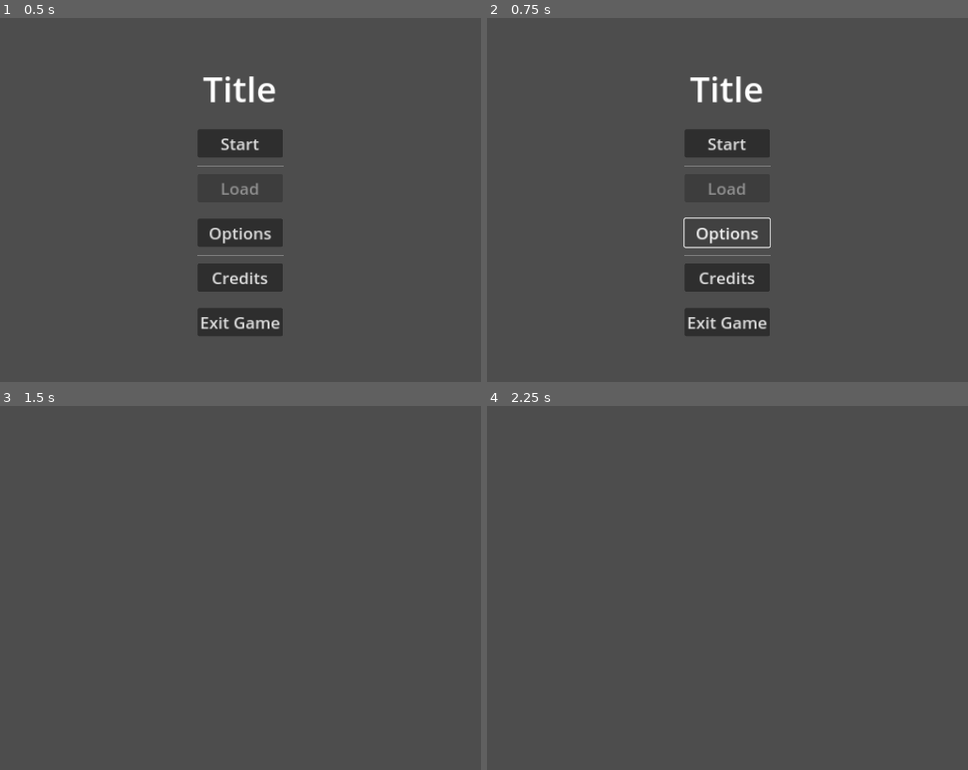
Above: before the commit, frames 1-4 (two rows, left to right).
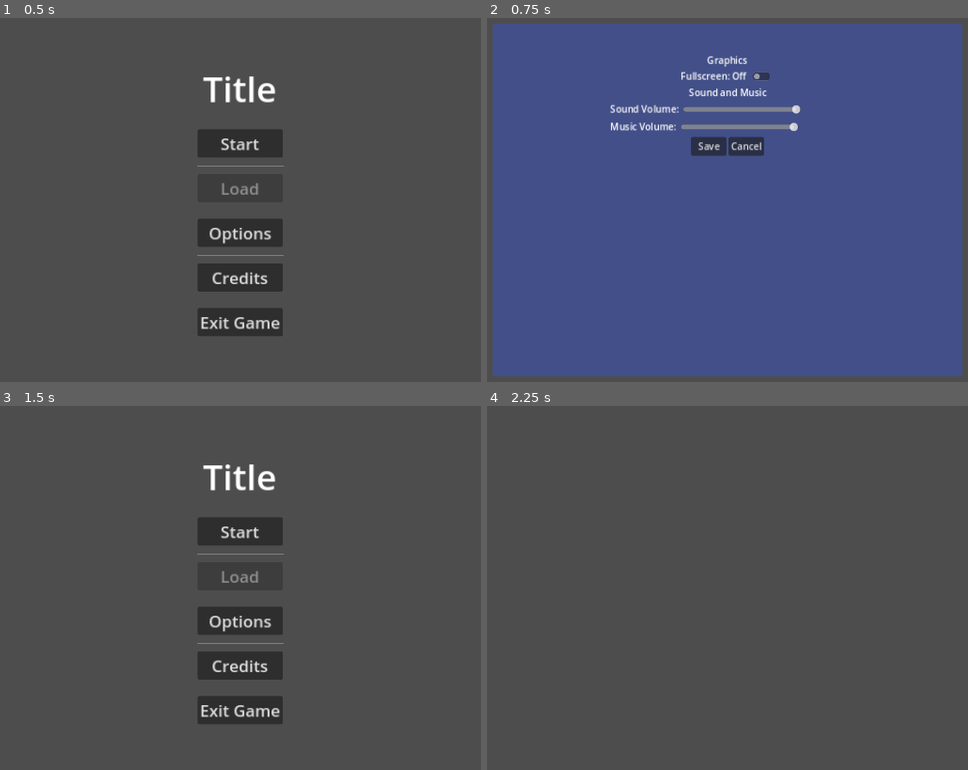
Above: after the commit, the same moments.

Repository: cyborg-kenneth/game-project-template
Game: Godot game, scene res://Menus/start_menu.tscn
Two runs of this game, one before a commit and one after it. Both use one fixed random seed, a clock stepped at 60 frames per second and the inputs below.
Inputs (mouse positions are in pixels of both pictures, inside the frame that each line leads up to):
- Up to frame 1 (0.5 s): no input
- Up to frame 2 (0.75 s): click "Options" at 0.5 s
- Up to frame 3 (1.5 s): click (221, 533) at 1.25 s, where only the run after the commit has a clickable "Save"
- Up to frame 4 (2.25 s): click (727, 529) at 2 s, where only the run after the commit has a clickable "Start"

Frame 1 is identical in both runs. In frame 2, 94% of the frame differs, in the area x 1-99%, y 1-99%; in frame 3, 5.6%; in frame 4, nothing differs.

Commit message:
Changed start menu, add style to options panel, setup game settings resource.

Diff:
--- a/Menus/start_menu.gd
+++ b/Menus/start_menu.gd
@@ -1,12 +1,31 @@
 extends Control
 
 @onready var load_button: Button = get_node("CenterContainer/VBoxContainer/LoadButton")
+@onready var options: Panel = get_node("Options")
+@onready var fullscreen_label: Label = get_node("Options/HBoxContainer/VBoxContainer/HBoxContainer/FullscreenLabel")
+@onready var fullscreen_button: CheckButton = get_node("Options/HBoxContainer/VBoxContainer/HBoxContainer/FullscreenButton")
+@onready var sound_slider: HSlider = get_node("Options/HBoxContainer/VBoxContainer/HBoxContainer2/SoundSlider")
+@onready var music_slider: HSlider = get_node("Options/HBoxContainer/VBoxContainer/HBoxContainer3/MusicSlider")
 @onready var credits: Panel = get_node("Credits")
+
+var configuration_file: ConfigFile
+var config_path = "user://settings.cfg"
+
+var GameSettings = GlobalResourceLoader.GameSettings
 
 func _ready():
 	if not FileAccess.file_exists("user://savegame.save"):
 		load_button.disabled = true
-		pass
+	configuration_file = ConfigFile.new()
+	configuration_file.set_value("graphics", "fullscreen", false)
+	configuration_file.set_value("audio", "sound", 1)
+	configuration_file.set_value("audio", "music", 1)
+	var err = configuration_file.load(config_path)
+	if err != OK:
+		print(err)
+		return
+	else:
+		load_settings()
 
 func _on_start_button_pressed():
 	get_tree().change_scene_to_file("res://game.tscn")
@@ -16,7 +35,7 @@
 
 
 func _on_options_button_pressed():
-	pass # Replace with function body.
+	options.visible = true
 
 func _on_credits_button_pressed():
 	credits.visible = true
@@ -27,3 +46,44 @@
 
 func _on_hide_credits_button_pressed():
 	credits.visible = false
+
+func _on_fullscreen_button_toggled(button_pressed):
+	if button_pressed:
+		DisplayServer.window_set_mode(DisplayServer.WINDOW_MODE_FULLSCREEN)
+		fullscreen_label.text = "Fullscreen: On"
+	else:
+		fullscreen_label.text = "Fullscreen: Off"
+		DisplayServer.window_set_mode(DisplayServer.WINDOW_MODE_WINDOWED)
+
+
+func _on_sound_slider_drag_ended(value_changed):
+	if value_changed:
+		pass
+
+func _on_music_slider_drag_ended(value_changed):
+	pass # Replace with function body.
+
+func _on_save_settings_button_pressed():
+	configuration_file.set_value("graphics", "fullscreen", fullscreen_button.button_pressed)
+	configuration_file.set_value("audio", "sound", sound_slider.value)
+	configuration_file.set_value("audio", "music", music_slider.value)
+	var err = configuration_file.save(config_path)
+	if err == OK:
+		print("Succes")
+	options.visible = false
+
+func _on_cancel_settings_button_pressed():
+	fullscreen_button.button_pressed = configuration_file.get_value("graphics", "fullscreen", false)
+	sound_slider.value = configuration_file.get_value("audio", "sound", 1)
+	music_slider.value = configuration_file.get_value("audio", "music", 1)
+	options.visible = false
+
+func load_settings():
+	var fullscreen: bool =  configuration_file.get_value("graphics", "fullscreen", false)
+	_on_fullscreen_button_toggled(fullscreen)
+	fullscreen_button.button_pressed = fullscreen
+
+	sound_slider.value = configuration_file.get_value("audio", "sound", 1)
+	GameSettings.SoundVolume = sound_slider.value
+	music_slider.value = configuration_file.get_value("audio", "music", 1)
+	GameSettings.MusicVolume = music_slider.value
--- a/Menus/start_menu.tscn
+++ b/Menus/start_menu.tscn
@@ -1,6 +1,7 @@
-[gd_scene load_steps=2 format=3 uid="uid://duorweghpsb4p"]
+[gd_scene load_steps=3 format=3 uid="uid://duorweghpsb4p"]
 
 [ext_resource type="Script" path="res://Menus/start_menu.gd" id="1_gqbr7"]
+[ext_resource type="StyleBox" uid="uid://deu7u7g74jr6y" path="res://Resources/options_resource.tres" id="2_via5f"]
 
 [node name="StartMenu" type="Control"]
 layout_mode = 3
@@ -73,6 +74,109 @@
 layout_mode = 2
 theme_override_font_sizes/font_size = 28
 text = "Exit Game"
+
+[node name="Options" type="Panel" parent="."]
+visible = false
+custom_minimum_size = Vector2(800, 600)
+layout_mode = 1
+anchors_preset = 15
+anchor_right = 1.0
+anchor_bottom = 1.0
+offset_left = 240.0
+offset_top = 60.0
+offset_right = -240.0
+offset_bottom = -60.0
+grow_horizontal = 2
+grow_vertical = 2
+theme_override_styles/panel = ExtResource("2_via5f")
+
+[node name="HBoxContainer" type="HBoxContainer" parent="Options"]
+layout_mode = 1
+anchors_preset = 15
+anchor_right = 1.0
+anchor_bottom = 1.0
+offset_left = 20.0
+offset_top = 20.0
+offset_right = -20.0
+offset_bottom = -20.0
+grow_horizontal = 2
+grow_vertical = 2
+alignment = 1
+
+[node name="VBoxContainer" type="VBoxContainer" parent="Options/HBoxContainer"]
+custom_minimum_size = Vector2(400, 500)
+layout_mode = 2
+size_flags_horizontal = 4
+size_flags_vertical = 4
+
+[node name="GraphicsLabel" type="Label" parent="Options/HBoxContainer/VBoxContainer"]
+layout_mode = 2
+text = "Graphics"
+horizontal_alignment = 1
+vertical_alignment = 1
+
+[node name="HBoxContainer" type="HBoxContainer" parent="Options/HBoxContainer/VBoxContainer"]
+layout_mode = 2
+alignment = 1
+
+[node name="FullscreenLabel" type="Label" parent="Options/HBoxContainer/VBoxContainer/HBoxContainer"]
+layout_mode = 2
+text = "Fullscreen: Off"
+
+[node name="FullscreenButton" type="CheckButton" parent="Options/HBoxContainer/VBoxContainer/HBoxContainer"]
+layout_mode = 2
+
+[node name="SoundMusicLabel" type="Label" parent="Options/HBoxContainer/VBoxContainer"]
+layout_mode = 2
+text = "Sound and Music"
+horizontal_alignment = 1
+vertical_alignment = 1
+
+[node name="HBoxContainer2" type="HBoxContainer" parent="Options/HBoxContainer/VBoxContainer"]
+layout_mode = 2
+
+[node name="SoundLabel" type="Label" parent="Options/HBoxContainer/VBoxContainer/HBoxContainer2"]
+layout_mode = 2
+text = "Sound Volume: "
+
+[node name="SoundSlider" type="HSlider" parent="Options/HBoxContainer/VBoxContainer/HBoxContainer2"]
+custom_minimum_size = Vector2(200, 26)
+layout_mode = 2
+max_value = 1.0
+step = 0.1
+value = 1.0
+
+[node name="HBoxContainer3" type="HBoxContainer" parent="Options/HBoxContainer/VBoxContainer"]
+layout_mode = 2
+
+[node name="MusicLabel" type="Label" parent="Options/HBoxContainer/VBoxContainer/HBoxContainer3"]
+layout_mode = 2
+text = "Music Volume: "
+
+[node name="MusicSlider" type="HSlider" parent="Options/HBoxContainer/VBoxContainer/HBoxContainer3"]
+custom_minimum_size = Vector2(200, 26)
+layout_mode = 2
+max_value = 1.0
+step = 0.1
+value = 1.0
+
+[node name="HBoxContainer4" type="HBoxContainer" parent="Options/HBoxContainer/VBoxContainer"]
+layout_mode = 2
+alignment = 1
+
+[node name="SaveSettingsButton" type="Button" parent="Options/HBoxContainer/VBoxContainer/HBoxContainer4"]
+custom_minimum_size = Vector2(60, 32)
+layout_mode = 2
+size_flags_horizontal = 4
+size_flags_vertical = 4
+text = "Save"
+
+[node name="CancelSettingsButton" type="Button" parent="Options/HBoxContainer/VBoxContainer/HBoxContainer4"]
+custom_minimum_size = Vector2(60, 32)
+layout_mode = 2
+size_flags_horizontal = 4
+size_flags_vertical = 4
+text = "Cancel"
 
 [node name="Credits" type="Panel" parent="."]
 visible = false
@@ -176,4 +280,9 @@
 [connection signal="pressed" from="CenterContainer/VBoxContainer/OptionsButton" to="." method="_on_options_button_pressed"]
 [connection signal="pressed" from="CenterContainer/VBoxContainer/CreditsButton" to="." method="_on_credits_button_pressed"]
 [connection signal="pressed" from="CenterContainer/VBoxContainer/ExitButton" to="." method="_on_exit_button_pressed"]
+[connection signal="toggled" from="Options/HBoxContainer/VBoxContainer/HBoxContainer/FullscreenButton" to="." method="_on_fullscreen_button_toggled"]
+[connection signal="drag_ended" from="Options/HBoxContainer/VBoxContainer/HBoxContainer2/SoundSlider" to="." method="_on_sound_slider_drag_ended"]
+[connection signal="drag_ended" from="Options/HBoxContainer/VBoxContainer/HBoxContainer3/MusicSlider" to="." method="_on_music_slider_drag_ended"]
+[connection signal="pressed" from="Options/HBoxContainer/VBoxContainer/HBoxContainer4/SaveSettingsButton" to="." method="_on_save_settings_button_pressed"]
+[connection signal="pressed" from="Options/HBoxContainer/VBoxContainer/HBoxContainer4/CancelSettingsButton" to="." method="_on_cancel_settings_button_pressed"]
 [connection signal="pressed" from="Credits/CenterContainer/VBoxContainer/HideCreditsButton" to="." method="_on_hide_credits_button_pressed"]
--- /dev/null
+++ b/Resources/game_settings.gd
@@ -0,0 +1,18 @@
+extends Resource
+
+class_name GameSettings
+
+var SoundVolume: float = 1: set = set_sound_volume
+var MusicVolume: float = 1: set = set_music_volume
+
+signal sound_volume_changed(value)
+signal music_volume_changed(value)
+
+func set_sound_volume(value):
+	SoundVolume = clamp(value, 0, 1)
+	emit_signal("sound_volume_changed", SoundVolume)
+
+func set_music_volume(value):
+	MusicVolume = clamp(value, 0, 1)
+	emit_signal("music_volume_changed", MusicVolume)
+	ResourceLoader
--- /dev/null
+++ b/Resources/game_settings.tres
@@ -0,0 +1,6 @@
+[gd_resource type="Resource" load_steps=2 format=3 uid="uid://b3kyeuynor2d5"]
+
+[ext_resource type="Script" path="res://Resources/game_settings.gd" id="1_5p1gn"]
+
+[resource]
+script = ExtResource("1_5p1gn")
--- /dev/null
+++ b/Resources/options_resource.tres
@@ -0,0 +1,4 @@
+[gd_resource type="StyleBoxFlat" format=3 uid="uid://deu7u7g74jr6y"]
+
+[resource]
+bg_color = Color(0.258824, 0.309804, 0.533333, 1)
--- /dev/null
+++ b/Utils/ResourceLoader.gd
@@ -0,0 +1,3 @@
+extends Node
+
+var GameSettings = preload("res://Resources/game_settings.tres")
--- a/project.godot
+++ b/project.godot
@@ -15,6 +15,10 @@
 config/features=PackedStringArray("4.0", "Forward Plus")
 config/icon="res://icon.svg"
 
+[autoload]
+
+GlobalResourceLoader="*res://Utils/ResourceLoader.gd"
+
 [display]
 
 window/size/viewport_width=1280
